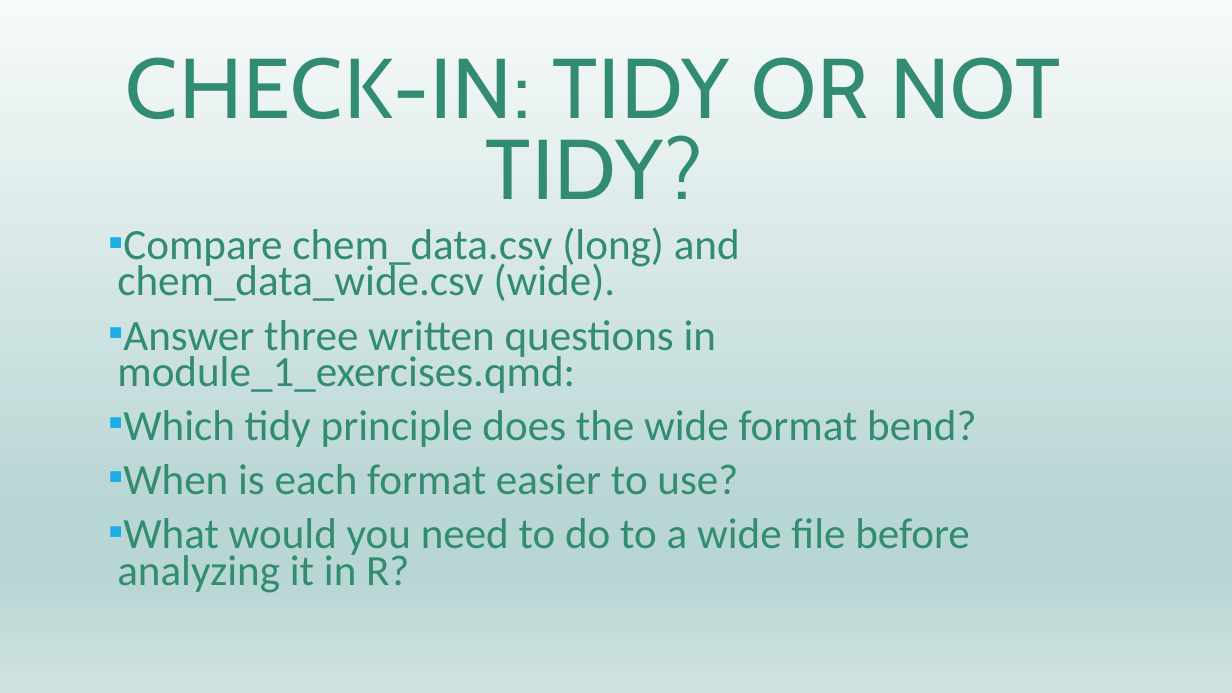
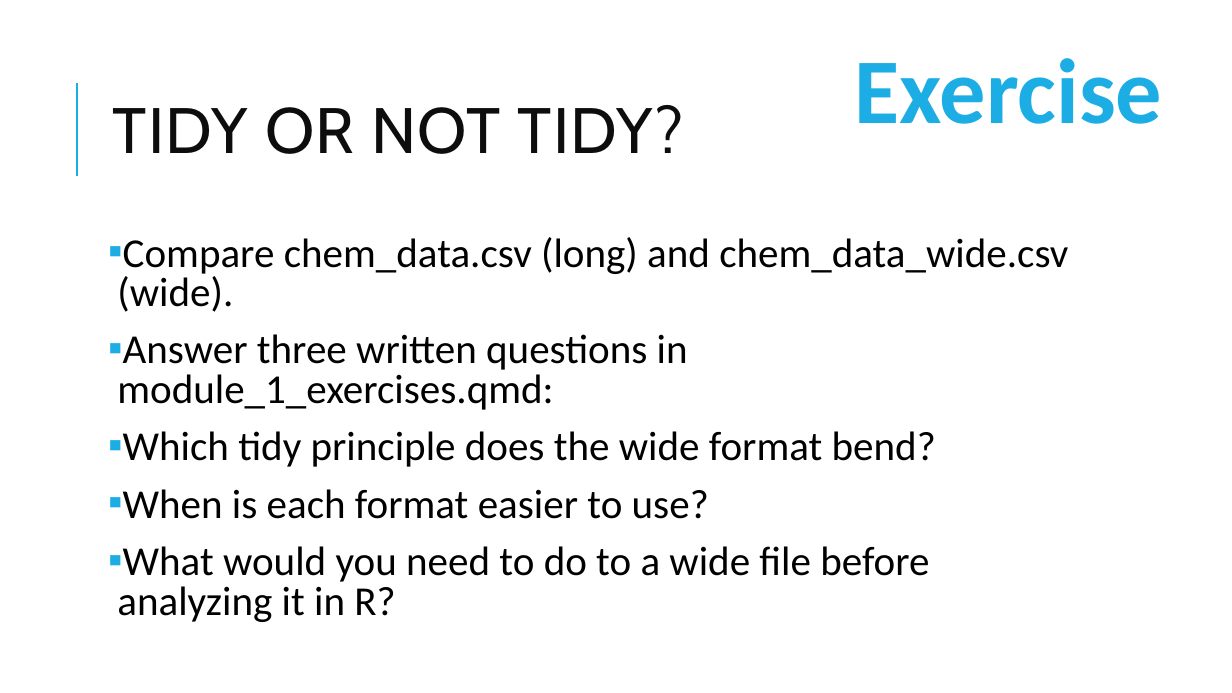
Before and after one commit to pcmathias/MSACL-data-literacy, a slide deck: slide 66 of updates_2026/presentations/Module 1 Slides.pptx. Drawn at 1232x693 pixels with LibreOffice and Linux fonts; fonts in the diff are those of the drawing; background and template pictures are left out. Boxes give left, top, right and bottom in pixels: in the first picture for what was removed or moved away, otherwise in the second. Text is boxed around its words. In the diff, an @@ line names an element or a change of style, - is before the commit and + after.

Commit message:
module 1 updates

```diff
--- a/updates_2026/presentations/Module 1 Slides.pptx
+++ b/updates_2026/presentations/Module 1 Slides.pptx
@@ background gradient #F7FAFA to #B8D6D4 to #D0E3E2 to #FFFFFF @@
@@ text added at (x1=855, y1=58, x2=1163, y2=124), 72 pt, text #1CADE4, bold @@
+Exercise
@@ line added from (77, 176) to (77, 83), #1CADE4 1.5 pt @@
@@ title at (x1=113, y1=105, x2=684, y2=154): text changed; size 66 to 50 pt; text colour #328B71 to #0D0D0D @@
-CHECK-IN: TIDY OR NOT TIDY?
+TIDY OR NOT TIDY?
@@ text "Compare chem_data.csv (long) and chem_data_wide.csv ..." at (x1=117, y1=237, x2=1068, y2=622): size 33.6 to 32 pt, text colour #328B71 to #000000; line spacing 0.7 to 0.8 @@
```
Also in this commit, not shown: 1 other slide changed, 1 other file.
